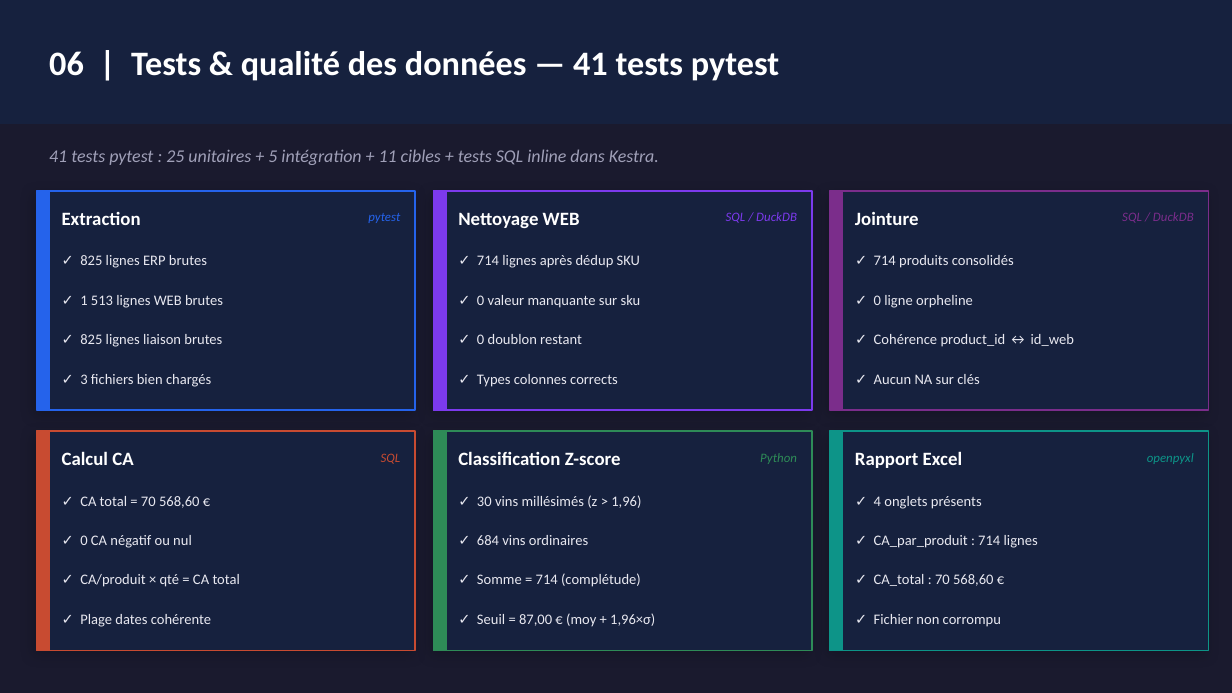
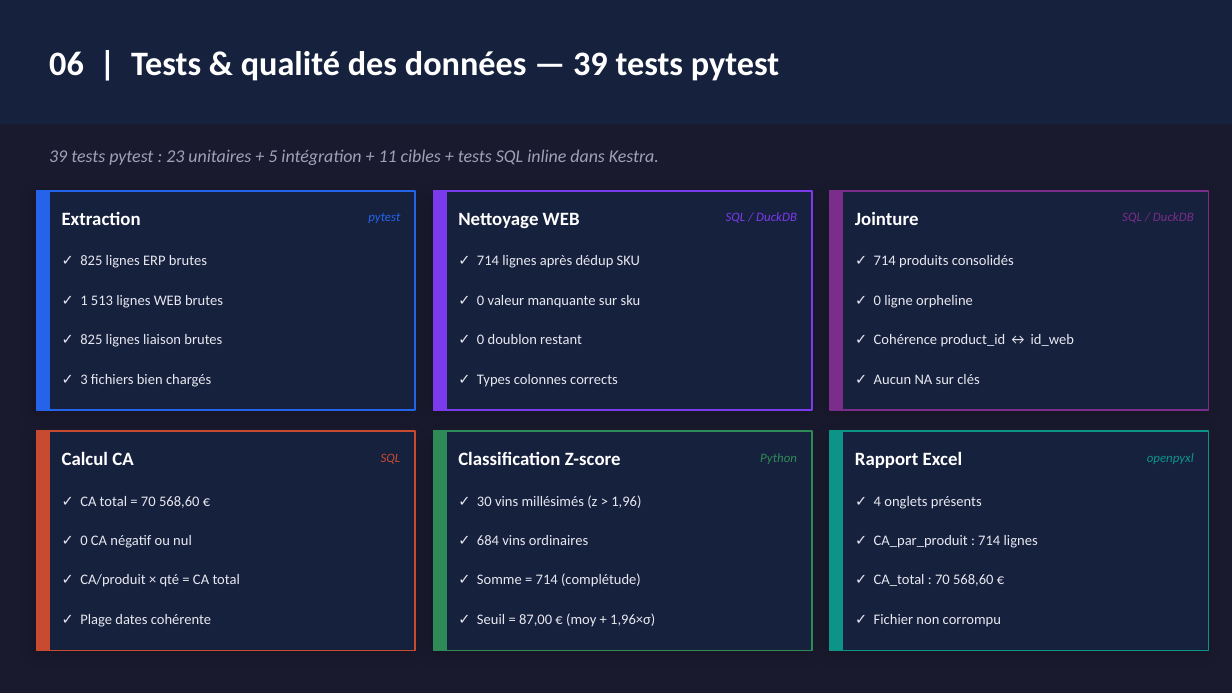
Before and after one commit to mcourte/DE_Projet_10, a slide deck: slide 8 of BottleNeck_Pipeline.pptx. Drawn at 1232x693 pixels with LibreOffice and Linux fonts; fonts in the diff are those of the drawing. Boxes give left, top, right and bottom in pixels: in the first picture for what was removed or moved away, otherwise in the second. Text is boxed around its words. In the diff, an @@ line names an element or a change of style, - is before the commit and + after.

Commit message:
update PPTX with new number of tests

```diff
--- a/BottleNeck_Pipeline.pptx
+++ b/BottleNeck_Pipeline.pptx
@@ text at [49, 51, 779, 81]: text changed @@
-06 | Tests & qualité des données — 41 tests pytest
+06 | Tests & qualité des données — 39 tests pytest
@@ text at [49, 149, 659, 165]: text changed @@
-41 tests pytest : 25 unitaires + 5 intégration + 11 cibles + tests SQL inline dans Kestra.
+39 tests pytest : 23 unitaires + 5 intégration + 11 cibles + tests SQL inline dans Kestra.
```
Also in this commit, not shown: 6 other slides changed.
